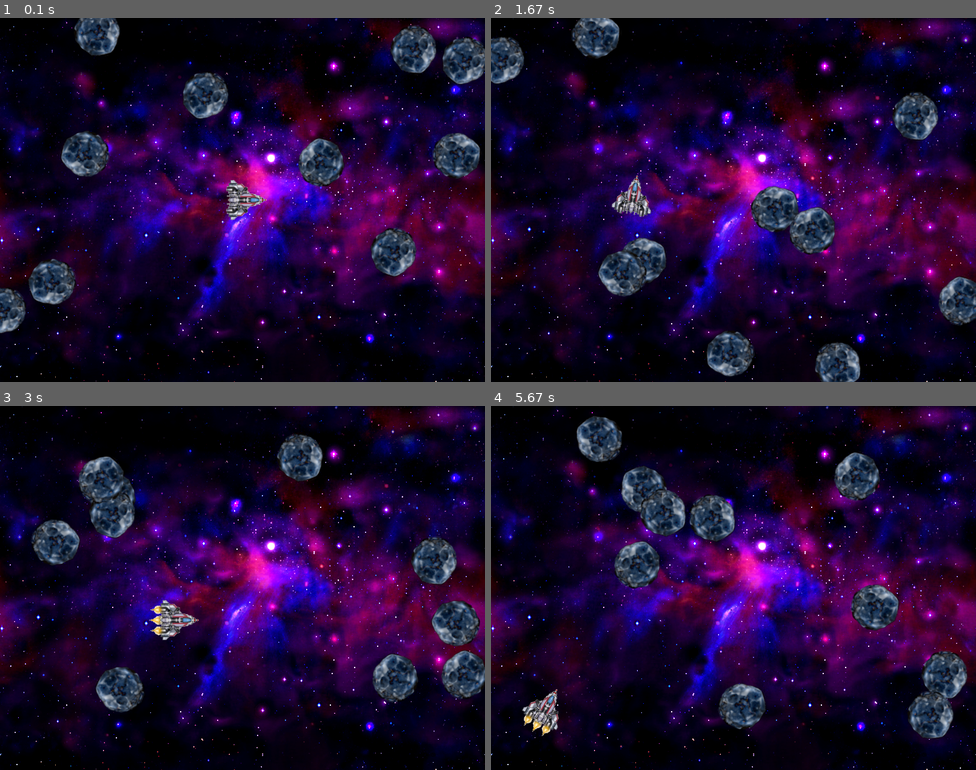
Above: before the commit, frames 1-4 (two rows, left to right).
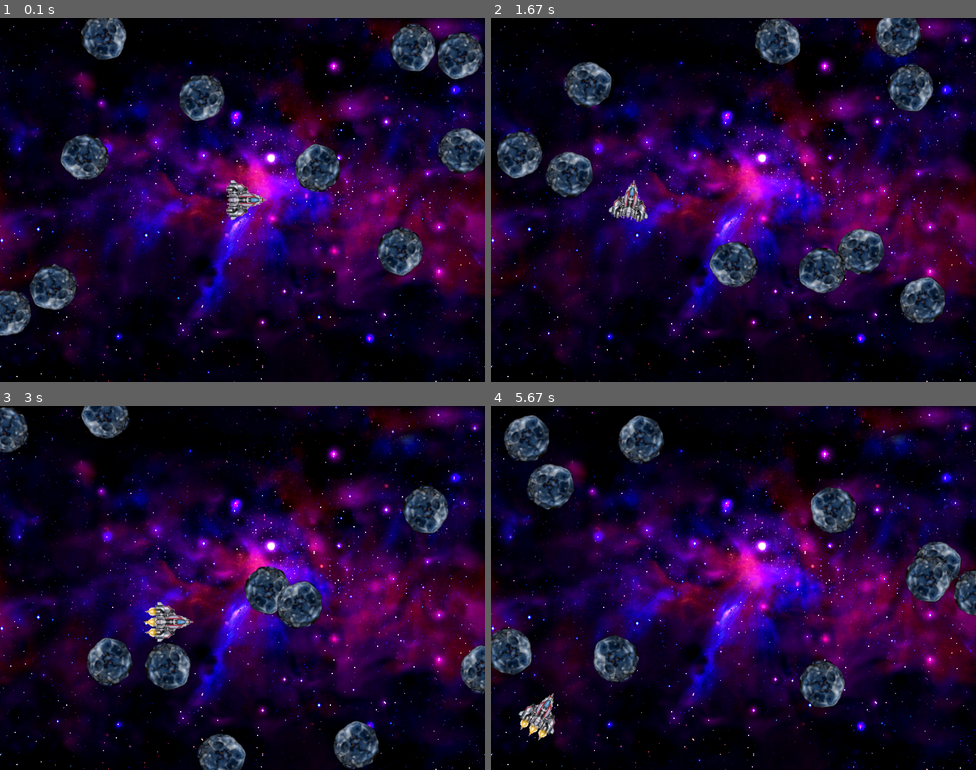
Above: after the commit, the same moments.

Repository: gram2005/python-pygame-asteroids
Game: pygame game, started from game.py
Same seed, same stepped clock (60 frames per second), same inputs: the game is played once before the commit and once after it.
Inputs:
- Up to frame 1 (0.1 s): no input
- Up to frame 2 (1.67 s): hold Right 0.33-0.8 s; hold Up 0.83-1.13 s; hold Right 1.17-1.63 s
- Up to frame 3 (3 s): hold Left 1.67-2.2 s; hold Left 2.23-2.63 s; hold Up from 2.67 s (still down)
- Up to frame 4 (5.67 s): release Up at 3.03 s; hold Right 3.07-3.7 s; hold Left 3.73-4.2 s; hold Right 4.23-4.7 s; hold Up 4.73-5.03 s; hold Right 5.07-5.53 s; hold Left from 5.57 s (still down)

The runs differ from the first frame. In frame 1, 7.4% of the frame differs, in the area x 0-100%, y 0-88%; in frame 2, 18%; in frame 3, 16%; in frame 4, 18%, in the area x 0-100%, y 2-92%.

Commit message:
updated Base_image class
updated parent Base_image class to include update() method

Diff:
--- a/spaceobjects.py
+++ b/spaceobjects.py
@@ -14,6 +14,25 @@
         self.angle_speed = angle_speed
         self.position = [x, y]
 
+    def update(self, alt = False):
+
+        self.angle += self.angle_speed
+        self.x += self.v_x
+        self.y -= self.v_y
+
+        if 0 > self.x or self.x > 800:
+            self.x = self.x % 800
+        if 0 > self.y or self.y > 600:
+                self.y = self.y % 600
+
+        if alt:
+            self.display_image = pygame.transform.rotozoom(self.image_alt, self.angle, 1)
+        else:
+            self.display_image = pygame.transform.rotozoom(self.image, self.angle, 1)
+
+        self.obj_center = self.display_image.get_rect().center
+        self.position = [self.x - self.obj_center[0], self.y - self.obj_center[1]]
+
     def draw(self, screen):
         screen.blit(self.display_image, self.position)
 
@@ -24,10 +43,12 @@
         self.acc = 0
         self.moving = False
         Base_image.__init__(self, image, x, y)
-        #self.display_image = self.image
 
     def set_angle_speed(self, value):
         self.angle_speed = value
+
+    def get_angle(self):
+        return self.angle
 
     def set_acc(self, value):
         self.acc = value
@@ -36,62 +57,26 @@
         self.moving = value
 
     def update(self):
-        self.angle += self.angle_speed
         self.v_x = self.acc * math.cos(math.radians(self.angle))
         self.v_y = self.acc * math.sin(math.radians(self.angle))
-        self.x += self.v_x
-        self.y -= self.v_y
 
-        # baisiai nepatinka bagroundo matmenys uzhardkodint :/
-
-        if 0 > self.x or self.x > 800:
-            self.x = self.x % 800
-        if 0 > self.y or self.y > 600:
-                self.y = self.y % 600
-        self.position = [self.x, self.y]
+        if not self.moving:
+            Base_image.update(self)
+        else:
+            Base_image.update(self, True)
 
         if not self.moving and self.acc > 0:
             self.acc -= 1.5/60
         elif self.acc < 0:
             self.acc = 0
 
-        # galima ir geriau
-        if not self.moving:
-            self.display_image = pygame.transform.rotozoom(self.image, self.angle, 1)
-        else:
-            self.display_image = pygame.transform.rotozoom(self.image_alt, self.angle, 1)
-
-        self.ship_center = self.display_image.get_rect().center
-
-        self.position = [self.x - self.ship_center[0], self.y - self.ship_center[1]]
-
-        #print (self.position, self.ship_center, self.v_x, self.v_y, self.moving)
-
 
 class Asteroid (Base_image):
     def __init__(self, image):
         x = random.randrange(0, 800)
         y = random.randrange(0, 600)
-        v_x = random.random()*10 - 5
-        v_y = random.random()*10 - 5
+        v_x = random.random()*6 - 3
+        v_y = random.random()*6 - 3
         angle = random.randrange(0, 360)
         angle_speed = random.randrange(-10, 10)
         Base_image.__init__(self, image, x, y, v_x, v_y, angle, angle_speed)
-
-    def update(self):
-
-        self.angle += self.angle_speed
-        self.x += self.v_x
-        self.y -= self.v_y
-
-
-        if 0 > self.x or self.x > 800:
-            self.x = self.x % 800
-        if 0 > self.y or self.y > 600:
-                self.y = self.y % 600
-
-        #print(self.angle, self.angle_speed)
-
-        self.display_image = pygame.transform.rotozoom(self.image, self.angle, 1)
-        self.aster_center = self.display_image.get_rect().center
-        self.position = [self.x - self.aster_center[0], self.y - self.aster_center[1]]
